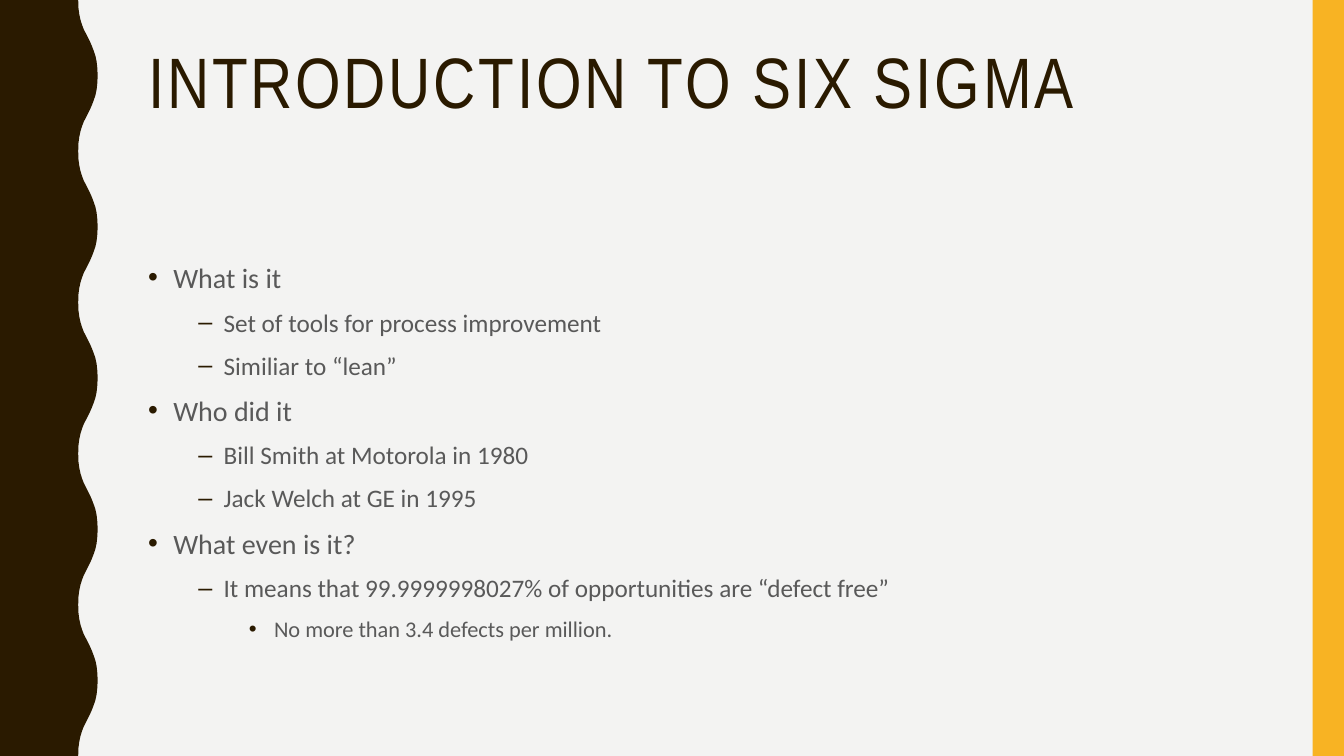
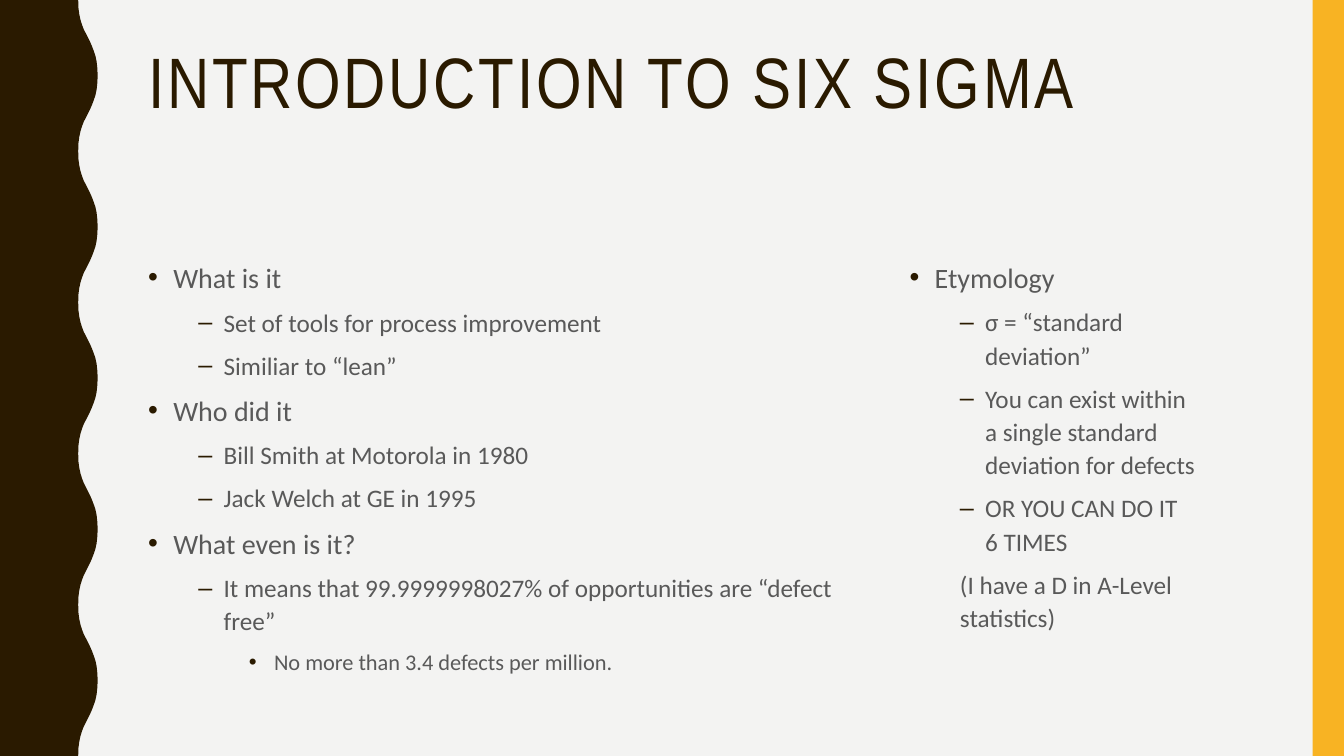
Before and after one commit to HarrisonJM/ESDLabs, a slide deck: slide 2 of docs/HARRISONMARCKS14024424 - Six Sigma.pptx. Drawn at 1344x756 pixels with LibreOffice and Linux fonts; fonts in the diff are those of the drawing. Boxes give left, top, right and bottom in pixels: in the first picture for what was removed or moved away, otherwise in the second. Text is boxed around its words. In the diff, an @@ line names an element or a change of style, - is before the commit and + after.

```diff
--- a/docs/HARRISONMARCKS14024424 - Six Sigma.pptx
+++ b/docs/HARRISONMARCKS14024424 - Six Sigma.pptx
@@ text "What is it" rewrapped from (173, 268, 889, 641) to (173, 268, 832, 674) @@
@@ text added at (935, 268, 1195, 630), 18 pt, text #595959 @@
+• Etymology
+  – σ = “standard deviation”
+  – You can exist within a single standard deviation for defects
+  – OR YOU CAN DO IT 6 TIMES
+  (I have a D in A-Level statistics)
```
Also in this commit, not shown: 1 other slide changed, 7 slides added.
